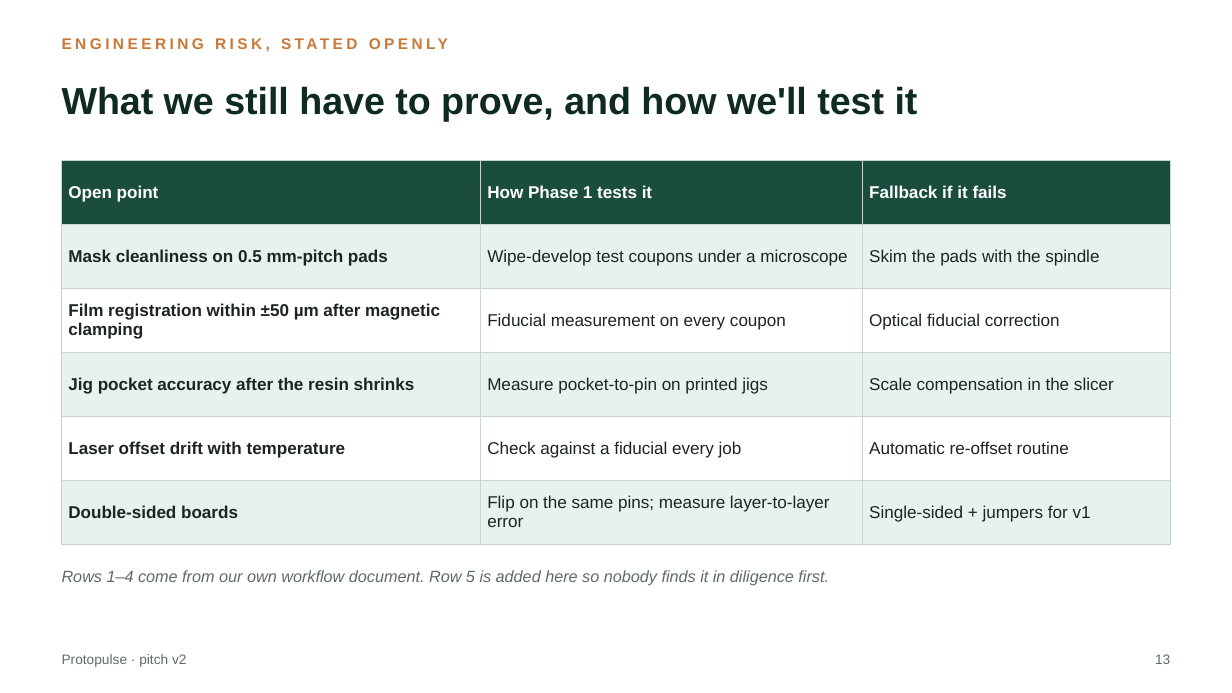
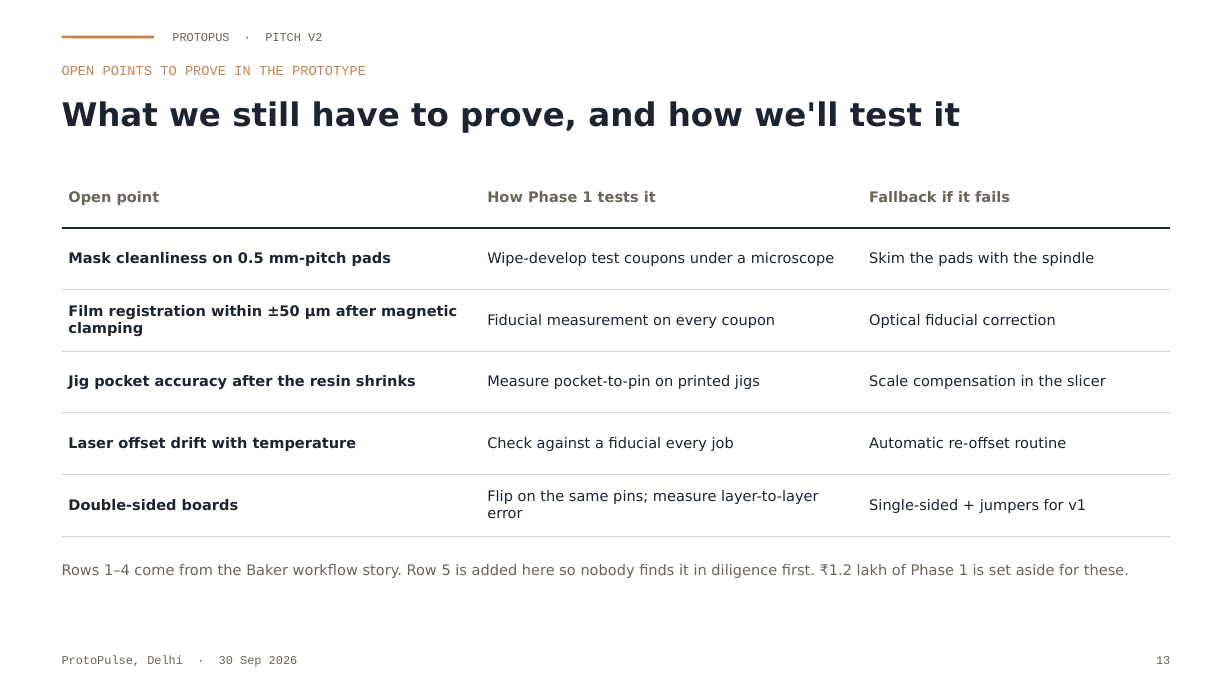
Before and after one commit to Soham-ece/nn, a slide deck: slide 13 of protopulse_murder_board/Protopulse_Pitch_v2.pptx. Drawn at 1232x693 pixels with LibreOffice and Linux fonts; fonts in the diff are those of the drawing. Boxes give left, top, right and bottom in pixels: in the first picture for what was removed or moved away, otherwise in the second. Text is boxed around its words. In the diff, an @@ line names an element or a change of style, - is before the commit and + after.

```diff
--- a/protopulse_murder_board/Protopulse_Pitch_v2.pptx
+++ b/protopulse_murder_board/Protopulse_Pitch_v2.pptx
@@ text removed at <box>62,34,1170,62</box> @@
-ENGINEERING RISK, STATED OPENLY
@@ line added from (62, 37) to (154, 37), #C8834A 1.5 pt @@
@@ text at <box>172,33,322,41</box>: text changed; size 8 to 7 pt; font Arial to Courier New; text colour #5E6B66 to #6B6459 @@
-Protopulse · pitch v2
+PROTOPUS · PITCH V2
@@ text "What we still have to ...": place and size @@
-text "What we still have to ..." at <box>62,86,918,122</box>
+text "What we still have to ..." at <box>62,101,960,133</box>
@@ text "What we still have to ..." at <box>62,101,960,133</box>: size 22 to 19 pt, font Arial to DejaVu Sans, text colour #0F2A22 to #1B2430 @@
@@ text added at <box>62,66,366,75</box>, 8 pt, text #C8834A @@
+OPEN POINTS TO PROVE IN THE PROTOTYPE
@@ table at <box>62,166,1170,523</box> @@
@@ fill #1B4D3E to none in row 1 @@
@@ fill #E8F1EC to none in 9 cells @@
@@ fill #FFFFFF to none in 6 cells @@
@@ size 10 to 8.5 pt, font Arial to DejaVu Sans, text colour #1D2522 to #1B2430 @@
@@ text colour #FFFFFF to #6B6459 in "Open point", "How Phase 1 tests it", "Fallback if it fails" @@
@@ borders changed @@
@@ table: place and size @@
-table at <box>62,160,1170,531</box>
+table at <box>62,166,1170,523</box>
@@ text at <box>62,564,1129,578</box>: text changed; size 9.5 to 8.5 pt; font Arial to DejaVu Sans; text colour #5E6B66 to #6B6459; italic off @@
-Rows 1–4 come from our own workflow document. Row 5 is added here so nobody finds it in diligence first.
+Rows 1–4 come from the Baker workflow story. Row 5 is added here so nobody finds it in diligence first. ₹1.2 lakh of Phase 1 is set aside for these.
@@ text added at <box>62,656,298,667</box>, 7 pt, text #6B6459 @@
+ProtoPulse, Delhi · 30 Sep 2026
@@ text "13" at <box>1156,656,1170,664</box>: size 8 to 7 pt, font Arial to Courier New, text colour #5E6B66 to #6B6459 @@
```
Also in this commit, not shown: 29 other slides changed.
